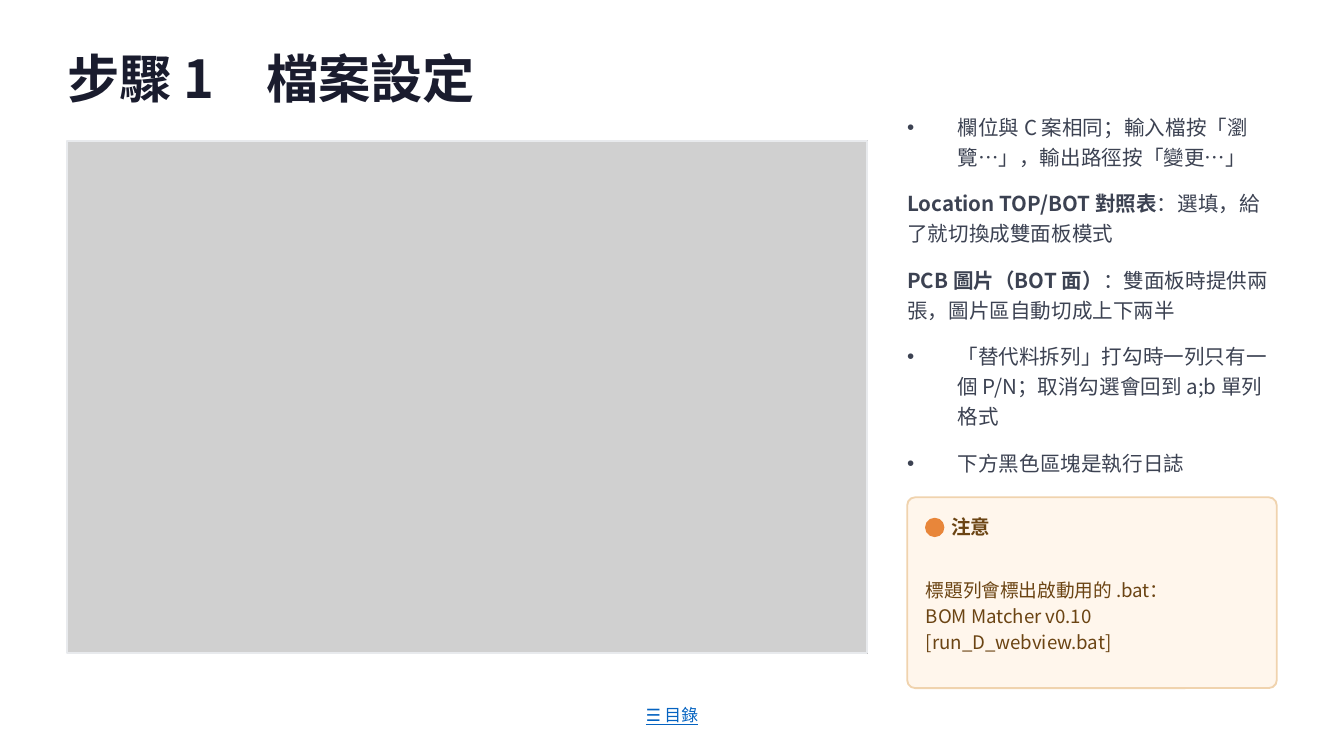
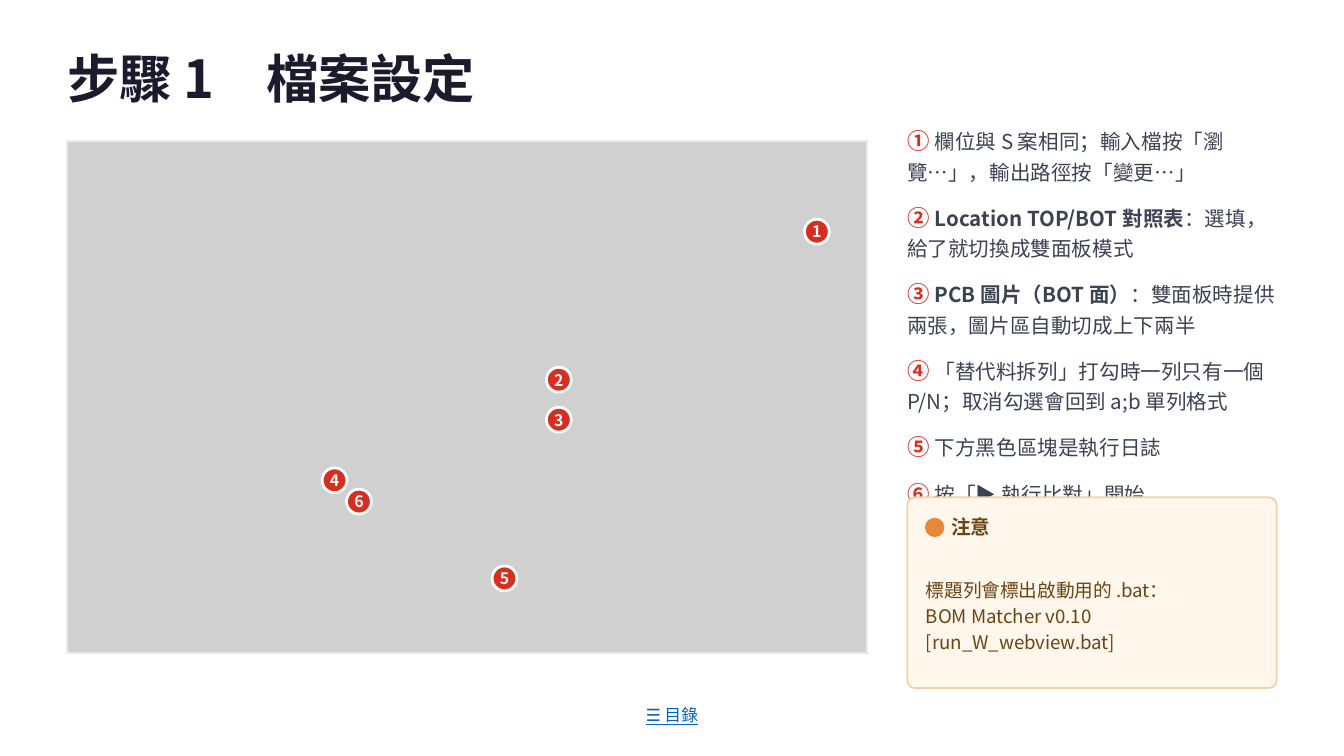
Before and after one commit to jenhochen/AI_BOM, a slide deck: slide 17 of docs/BOM_Matcher_v0.10_操作SOP.pptx. Drawn at 1344x756 pixels with LibreOffice and Linux fonts; fonts in the diff are those of the drawing; grey boxes stand for pictures. Boxes give left, top, right and bottom in pixels: in the first picture for what was removed or moved away, otherwise in the second. Text is boxed around its words. In the diff, an @@ line names an element or a change of style, - is before the commit and + after.

```diff
--- a/docs/BOM_Matcher_v0.10_操作SOP.pptx
+++ b/docs/BOM_Matcher_v0.10_操作SOP.pptx
@@ text at <box>907,130,1274,508</box>: text changed @@
-• 欄位與 C 案相同；輸入檔按「瀏覽…」，輸出路徑按「變更…」
-• Location TOP/BOT 對照表：選填，給了就切換成雙面板模式
-• PCB 圖片（BOT 面）：雙面板時提供兩張，圖片區自動切成上下兩半
-• 「替代料拆列」打勾時一列只有一個 P/N；取消勾選會回到 a;b 單列格式
-• 下方黑色區塊是執行日誌
-• 按「▶ 執行比對」開始
+① 欄位與 S 案相同；輸入檔按「瀏覽…」，輸出路徑按「變更…」
+② Location TOP/BOT 對照表：選填，給了就切換成雙面板模式
+③ PCB 圖片（BOT 面）：雙面板時提供兩張，圖片區自動切成上下兩半
+④ 「替代料拆列」打勾時一列只有一個 P/N；取消勾選會回到 a;b 單列格式
+⑤ 下方黑色區塊是執行日誌
+⑥ 按「▶ 執行比對」開始
@@ ellipse added at <box>805,219,829,243</box>, fill #D92D20, outline #FFFFFF 1.5 pt @@
@@ text added at <box>812,225,821,243</box>, 8.5 pt, text #FFFFFF, bold @@
+1
@@ ellipse added at <box>547,367,571,391</box>, fill #D92D20, outline #FFFFFF 1.5 pt @@
@@ text added at <box>554,374,563,391</box>, 8.5 pt, text #FFFFFF, bold @@
+2
@@ ellipse added at <box>547,407,571,431</box>, fill #D92D20, outline #FFFFFF 1.5 pt @@
@@ text added at <box>554,414,563,431</box>, 8.5 pt, text #FFFFFF, bold @@
+3
@@ ellipse added at <box>323,468,347,492</box>, fill #D92D20, outline #FFFFFF 1.5 pt @@
@@ text added at <box>330,474,339,491</box>, 8.5 pt, text #FFFFFF, bold @@
+4
@@ ellipse added at <box>347,489,371,513</box>, fill #D92D20, outline #FFFFFF 1.5 pt @@
@@ text added at <box>354,491,363,512</box>, 8.5 pt, text #FFFFFF, bold @@
+6
@@ ellipse added at <box>492,566,516,590</box>, fill #D92D20, outline #FFFFFF 1.5 pt @@
@@ text added at <box>500,568,509,589</box>, 8.5 pt, text #FFFFFF, bold @@
+5
@@ text at <box>926,608,1115,652</box>: text changed @@
-BOM Matcher v0.10 [run_D_webview.bat]
+BOM Matcher v0.10 [run_W_webview.bat]
```
Also in this commit, not shown: 16 other slides changed, 28 other files.
